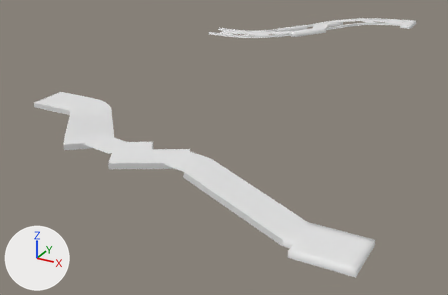
One commit to the FBX model Content/Placeable/RoadModule/D5/D5_Raw.fbx: the scene before it, then after it.
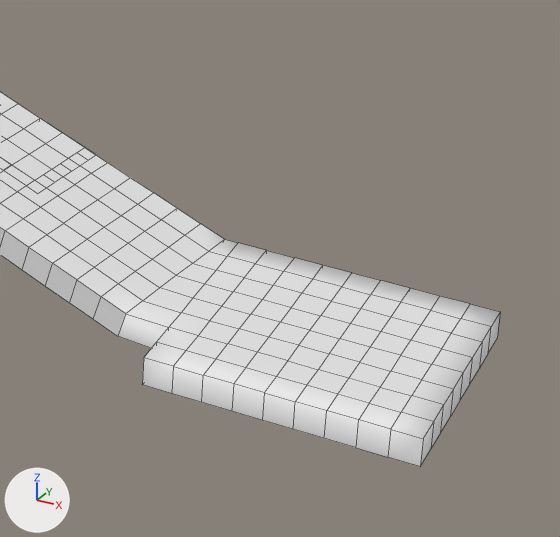
Old and new are each drawn whole from a camera (50 mm lens) standing at (91.4, -90.1, 42.4) and looking at (26.5, 27.9, -16.6) and again close up on the part from 56% to 87% of the width and 55% to 100% of the height. The lights are fixed; the arrows at lower left show +X, +Y and +Z. The close-ups show mesh edges as thin lines. Objects named as collision shapes, trigger or cutter boxes, shadow casters or lower levels of detail are left out. Where no turn or scale is listed for an object, it has been applied to the vertices. Vertices at the same position are counted once.

Objects in the first close-up: 'road'.
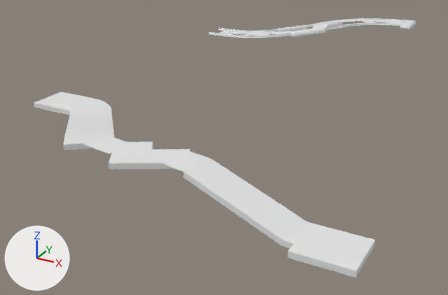
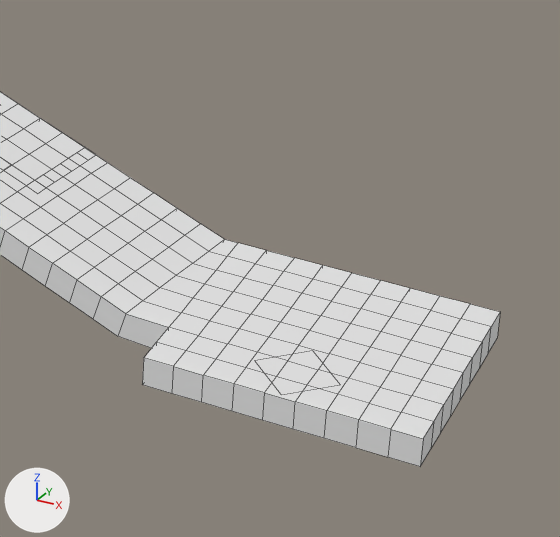
Changed parts and their boxes (x1, y1, x2, y2) in the close-ups (560 x 537 px):
part 1 of me_transform5_004, built on: before (27, 175, 54, 193); after (27, 175, 340, 395)

The change in detail:
me_transform5_004 has 2377 vertices, 1936 faces and spans x 0.0..7511.0, y -2716.0..11200.0, z -251.0..315.0.
me_transform5_004 is used by ob_road; location (0.0, 0.0, 0.0); scale (0.01, 0.01, 0.01).
Verts and faces of me_transform5_004; kept vertices keep their numbers, new ones are numbered from 2377.
Before the commit, vertices of me_transform5_004: 2219 (5929.0, -2160.0, 6.0) at pixel (26, 185), 2227 (5938.0, -2111.0, 6.0) at pixel (34, 180), 2239 (5082.0, -1960.0, 238.0), 2240 (5043.0, -1902.0, 251.0), 2241 (5977.0, -2168.0, -7.0) at pixel (37, 193).
Before the commit, vertices of me_transform5_004: 2242 (5091.0, -1911.0, 238.0), 2244 (5073.0, -2009.0, 238.0), 2247 (5994.0, -2070.0, -7.0) at pixel (54, 182), 2248 (5026.0, -2001.0, 251.0), 2249 (5947.0, -2061.0, 6.0) at pixel (43, 174).
Part 1, on me_transform5_004:
Faces deleted: (2240, 2248, 2244, 2242), (2219, 2241, 2247, 2249).
New vertex 2377 is at (5986.0, -2119.0, -7.0), pixel (46, 187).
New vertex 2378 is at (5034.0, -1951.0, 251.0).
New vertex 2379 is at (7061.0, -2427.0, -149.0), pixel (312, 350).
New vertex 2380 is at (7061.0, -2705.0, -149.0), pixel (281, 394).
New vertex 2381 is at (7200.0, -2566.0, -149.0), pixel (340, 384).
New vertex 2382 is at (6922.0, -2566.0, -149.0), pixel (254, 360).
New faces: (2239, 2378, 2248, 2244), (2219, 2241, 2377, 2227), (2227, 2377, 2247, 2249), (2239, 2242, 2240, 2378), (2379, 2382, 2380, 2381).
